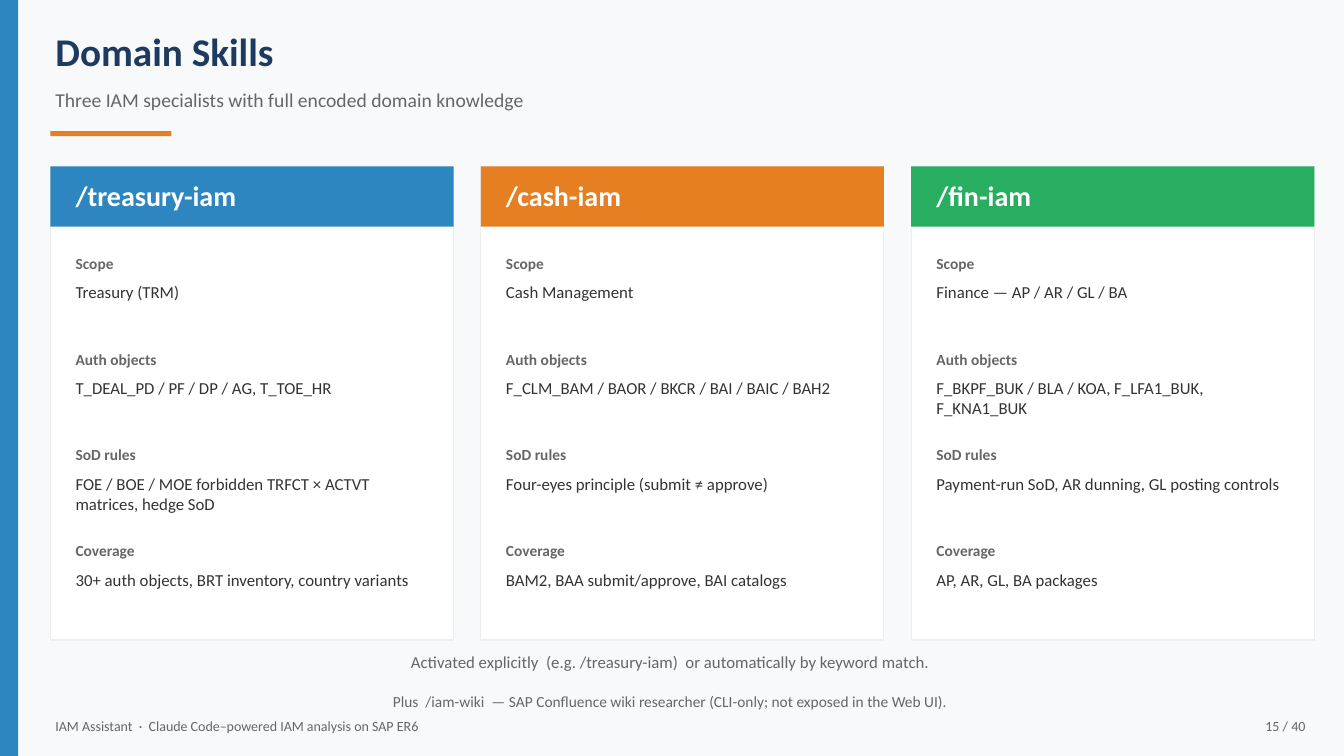
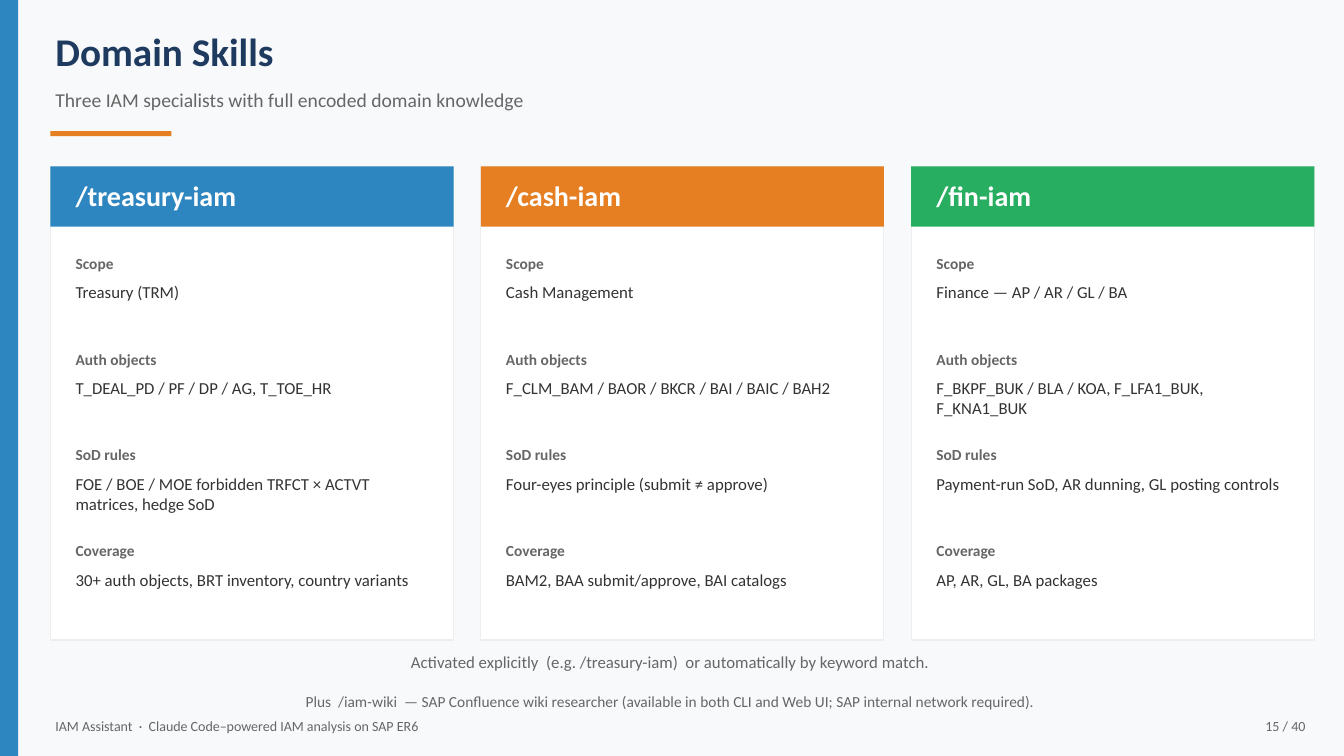
Before and after one commit to i015289/IAM-Assistant, a slide deck: slide 15 of docs/IAM_Assistant_Overview.pptx. Drawn at 1344x756 pixels with LibreOffice and Linux fonts; fonts in the diff are those of the drawing. Boxes give left, top, right and bottom in pixels: in the first picture for what was removed or moved away, otherwise in the second. Text is boxed around its words. In the diff, an @@ line names an element or a change of style, - is before the commit and + after.

Commit message:
Update PPT for wiki mcp

```diff
--- a/docs/IAM_Assistant_Overview.pptx
+++ b/docs/IAM_Assistant_Overview.pptx
@@ text at bbox=[306, 696, 1033, 710]: text changed @@
-Plus /iam-wiki — SAP Confluence wiki researcher (CLI-only; not exposed in the Web UI).
+Plus /iam-wiki — SAP Confluence wiki researcher (available in both CLI and Web UI; SAP internal network required).
```
Also in this commit, not shown: 3 other slides changed, 1 other file.
